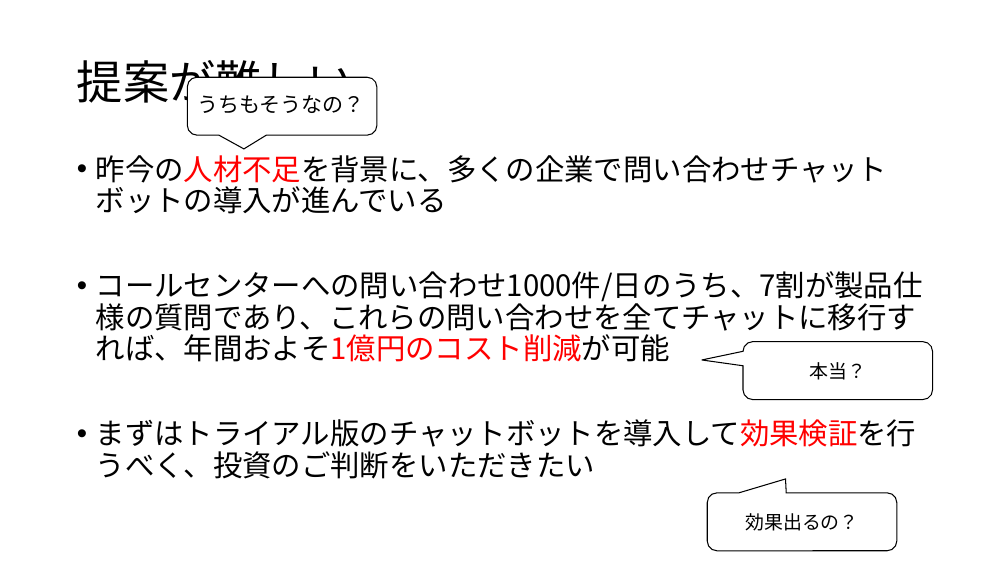
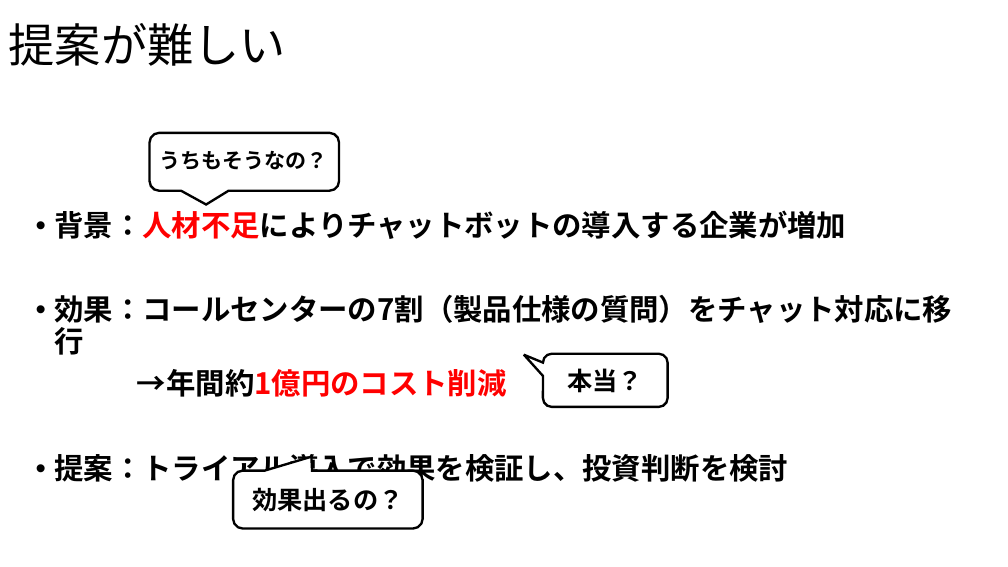
Before and after one commit to gakky0315/-, a slide deck: slide 8 of 図.pptx (slide 6 before the commit). Drawn at 1008x567 pixels with LibreOffice and Linux fonts; fonts in the diff are those of the drawing. Boxes give left, top, right and bottom in pixels: in the first picture for what was removed or moved away, otherwise in the second. Text is boxed around its words. In the diff, an @@ line names an element or a change of style, - is before the commit and + after.

```diff
--- a/図.pptx
+++ b/図.pptx
@@ title "提案が難しい" rewrapped from [77,60,354,111] to [9,23,286,66] @@
@@ rounded speech box: place and size @@
-rounded speech box at [188,77,377,135]
+rounded speech box at [150,133,340,191]
@@ rounded speech box at [150,133,340,191]: outline #000000 1 pt to #000000 2.25 pt @@
@@ text "うちもそうなの？": place and size @@
-text "うちもそうなの？" at [197,95,365,113]
+text "うちもそうなの？" at [159,150,327,170]
@@ text "うちもそうなの？" at [159,150,327,170]: bold on @@
@@ text removed at [96,155,923,479] @@
-• 昨今の人材不足を背景に、多くの企業で問い合わせチャットボットの導入が進んでいる
-• コールセンターへの問い合わせ1000件/日のうち、7割が製品仕様の質問であり、これらの問い合わせを全てチャットに移行すれば、年間およそ1億円のコスト削減が可能
-• まずはトライアル版のチャットボットを導入して効果検証を行うべく、投資のご判断をいただきたい
@@ text added at [54,210,952,487], 28 pt, text #000000, bold @@
+• 背景：人材不足によりチャットボットの導入する企業が増加
+• 効果：コールセンターの7割（製品仕様の質問）をチャット対応に移行
+→年間約1億円のコスト削減
+• 提案：トライアル導入で効果を検証し、投資判断を検討
@@ rounded speech box "本当？": place and size @@
-rounded speech box "本当？" at [743,342,933,400]
+rounded speech box "本当？" at [543,354,668,407]
@@ rounded speech box "本当？" at [543,354,668,407]: size 18 to 24 pt, bold on; outline #000000 1 pt to #000000 2.25 pt; proportions changed @@
@@ rounded speech box "効果出るの？": place and size @@
-rounded speech box "効果出るの？" at [708,493,898,551]
+rounded speech box "効果出るの？" at [233,471,423,529]
@@ rounded speech box "効果出るの？" at [233,471,423,529]: size 18 to 24 pt, bold on; outline #000000 1 pt to #000000 2.25 pt @@
```
Also in this commit, not shown: 7 other slides changed, 18 slides added, 3 other files.
